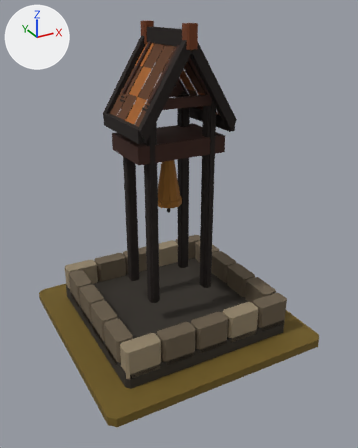
The glTF model art/bellcote_t1/bellcote_t1.glb as it was, and as the next commit left it.
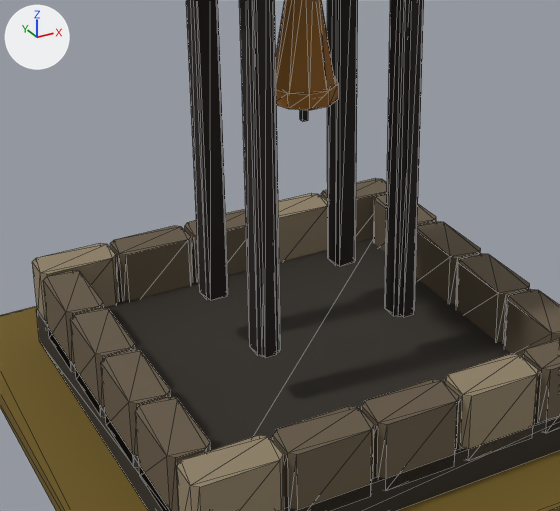
There are two pictures of each version: one whole from a 50 mm lens placed at (-1.2, -2.303, 1.785), pointed at (0.014, -0.096, 0.681), one close up on the part from 15% to 74% of the width and 37% to 81% of the height. Lighting does not change. The marker at upper left points along +X, +Y and +Z. The first two pictures are the older version. The close-ups show mesh edges as thin lines.

The first close-up shows 'MMR | bellcote | T01 Architecture.001', 'MMR | bellcote | Tier 01 Ground.001'.
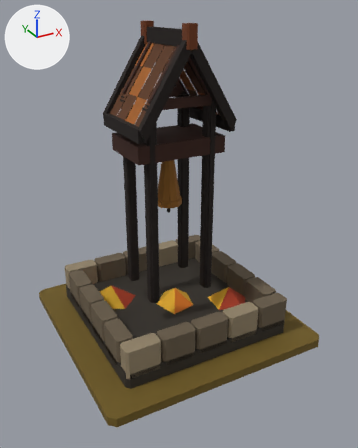
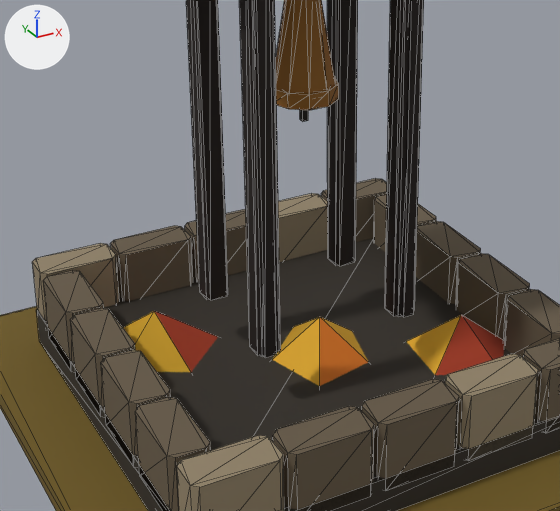
Where the change shows, as pixel boxes (x1, y1, x2, y2) in the close-ups (560 x 511 px):
'MMR | bellcote | T01 Autumn Dressing.001', added
    after: (123, 311, 504, 386)

The change, as a list of edits to the scene's bpy script:
```text
Add me_mmr___bellcote___t01_autumn_dressing_001:
    me_mmr___bellcote___t01_autumn_dressing_001.from_pydata(...)  # 18 vertices, 15 faces; spans x -0.421..0.434, y -0.308..0.316, z 0.085..0.185
    me_mmr___bellcote___t01_autumn_dressing_001.materials.append(mat_mmr___shared_palette_atlas)  # picture img_mmr_shared_color_palette_64
Add ob_mmr___bellcote___t01_autumn_dressing_001:
    ob_mmr___bellcote___t01_autumn_dressing_001 = bpy.data.objects.new('MMR | bellcote | T01 Autumn Dressing.001', me_mmr___bellcote___t01_autumn_dressing_001)
    ob_mmr___bellcote___t01_autumn_dressing_001.location = (0.0, 0.0, 0.05)
```
